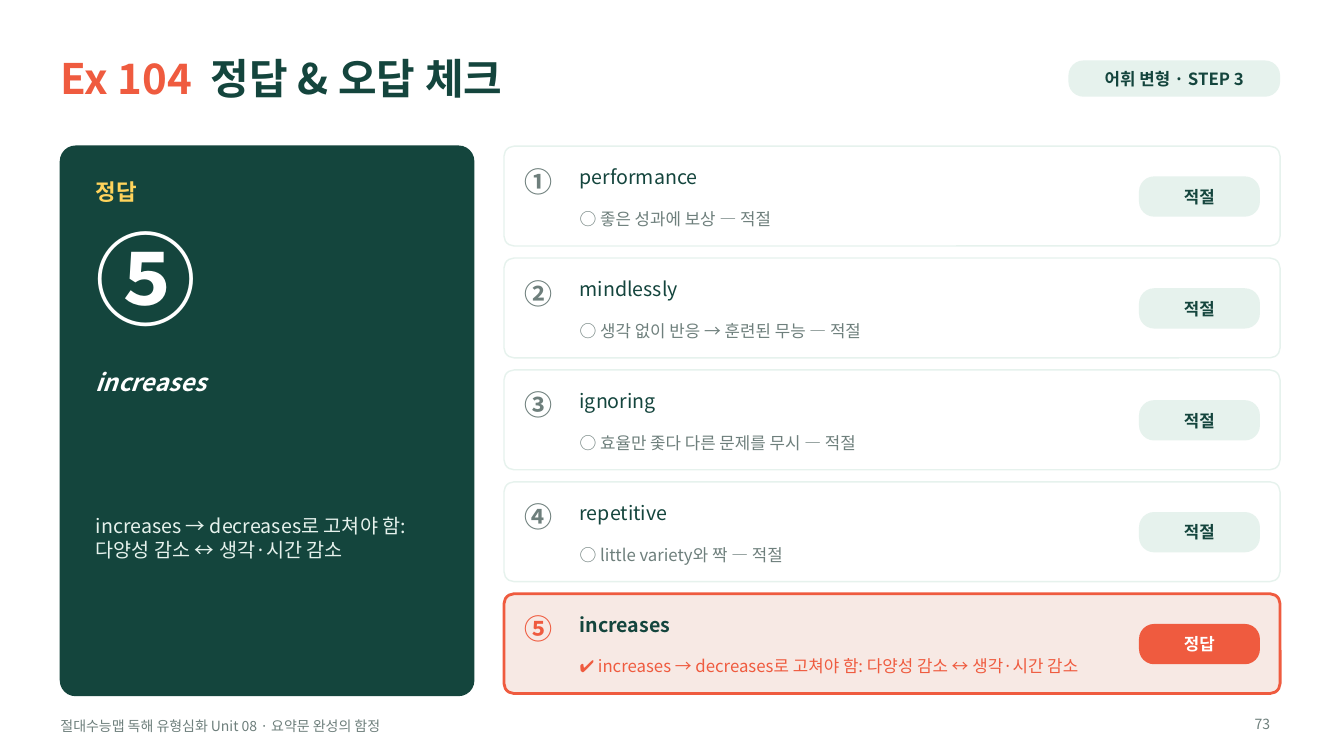
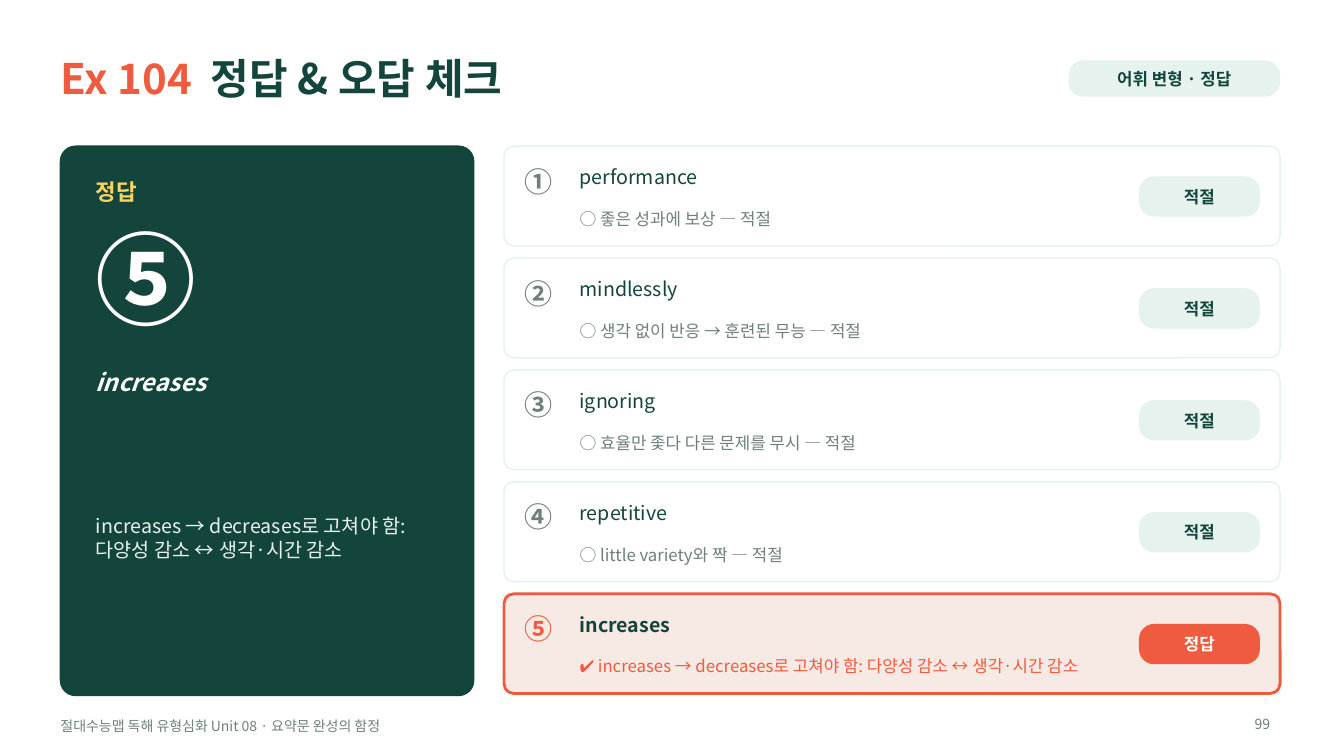
Before and after one commit to HUFSDavid/HUFSDavid, a slide deck: slide 99 of 절대수능맵_독해유형심화_Unit08_수업PPT.pptx (slide 73 before the commit). Drawn at 1344x756 pixels with LibreOffice and Linux fonts; fonts in the diff are those of the drawing. Boxes give left, top, right and bottom in pixels: in the first picture for what was removed or moved away, otherwise in the second. Text is boxed around its words. In the diff, an @@ line names an element or a change of style, - is before the commit and + after.

```diff
--- a/절대수능맵_독해유형심화_Unit08_수업PPT.pptx
+++ b/절대수능맵_독해유형심화_Unit08_수업PPT.pptx
@@ text in rounded rectangle at [1117, 71, 1231, 87]: text changed @@
-어휘 변형 · STEP 3
+어휘 변형 · 정답
@@ page number at [1255, 718, 1271, 729]: text changed @@
-73
+99
```
Also in this commit, not shown: 39 other slides changed, 30 slides added, 5 other files.
